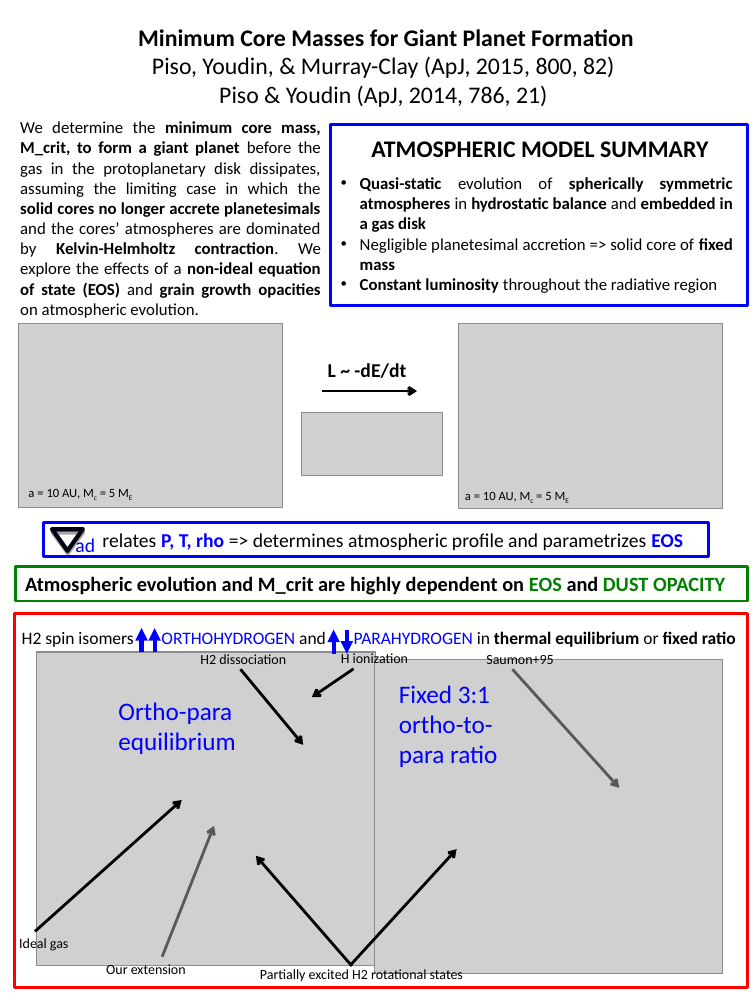
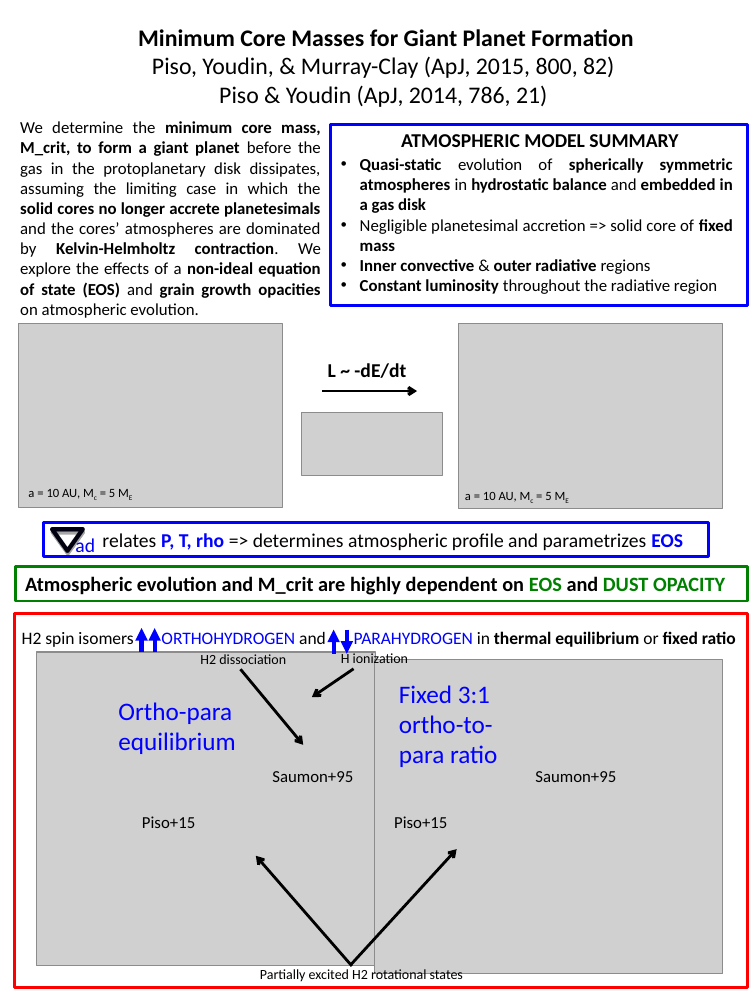
Before and after one commit to apiso/Thesis, a slide deck: slide 1 of slides/exolunch_handout_0505.pptx. Drawn at 756x1008 pixels with LibreOffice and Linux fonts; fonts in the diff are those of the drawing; grey boxes stand for pictures. Boxes give left, top, right and bottom in pixels: in the first picture for what was removed or moved away, otherwise in the second. Text is boxed around its words. In the diff, an @@ line names an element or a change of style, - is before the commit and + after.

```diff
--- a/slides/exolunch_handout_0505.pptx
+++ b/slides/exolunch_handout_0505.pptx
@@ text "Quasi-static evolution of spherically symmetric ...": place and size @@
-text "Quasi-static evolution of spherically symmetric ..." at (360,177,733,293)
+text "Quasi-static evolution of spherically symmetric ..." at (360,158,733,294)
@@ text "ATMOSPHERIC MODEL SUMMARY" at (401,134,678,147): size 17 to 14 pt @@
@@ text at (360,259,651,274): paragraph added @@
+• Inner convective & outer radiative regions
@@ arrow removed from (512, 669) to (619, 788) @@
@@ text added at (272,771,353,782), 12 pt, text #000000 @@
+Saumon+95
@@ text "Saumon+95": place and size @@
-text "Saumon+95" at (486,653,553,669)
+text "Saumon+95" at (535,771,616,782)
@@ text "Saumon+95" at (535,771,616,782): size 10 to 12 pt @@
@@ arrow removed from (35, 931) to (181, 800) @@
@@ text at (142,816,195,828): text changed; size 10 to 12 pt @@
-Our extension
+Piso+15
@@ arrow removed from (162, 957) to (214, 826) @@
@@ text added at (394,816,447,828), 12 pt, text #000000 @@
+Piso+15
@@ text removed at (19,936,68,952) @@
-Ideal gas
```
Also in this commit, not shown: 1 other slide changed, 11 other files.
